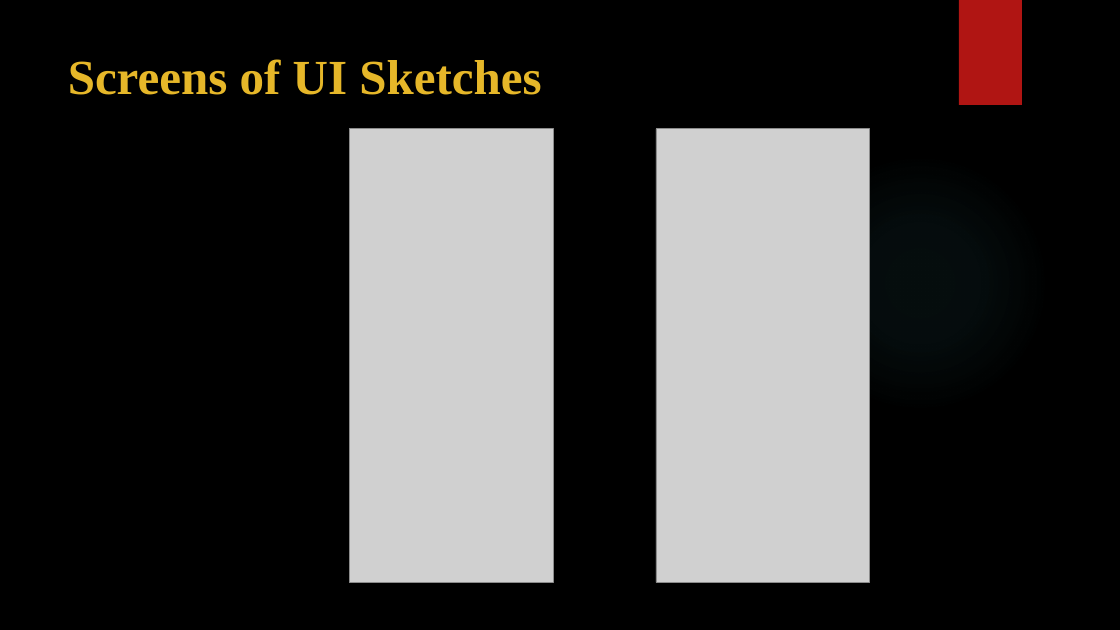
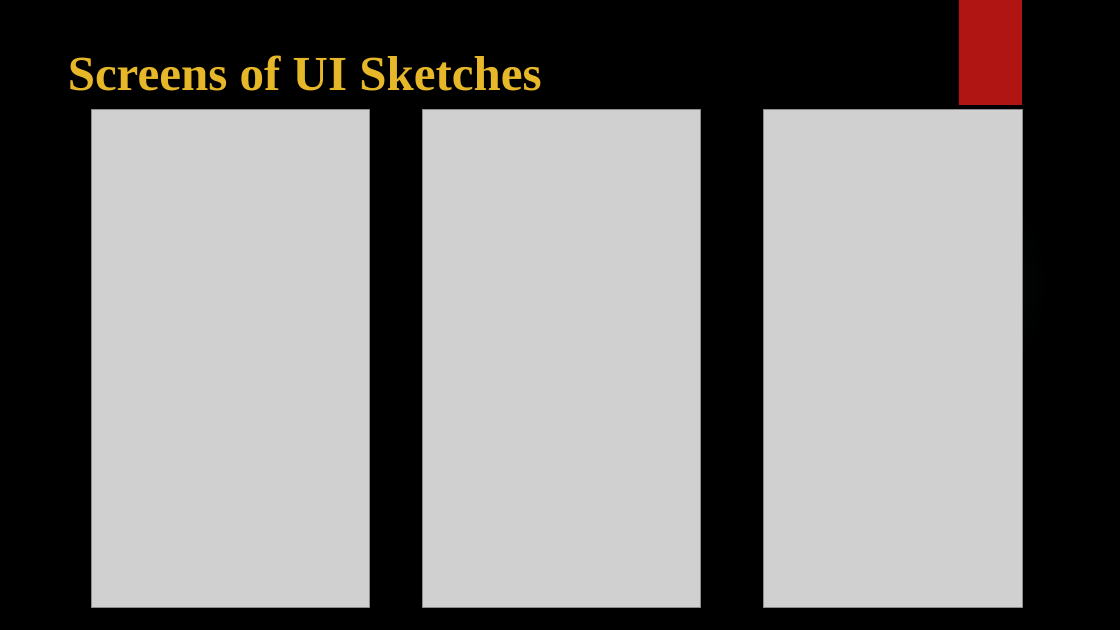
Before and after one commit to sowmyathogiti/Healthify, a slide deck: slide 9 of Healthify-NWMSU.pptx (slide 5 before the commit). Drawn at 1120x630 pixels with LibreOffice and Linux fonts; fonts in the diff are those of the drawing; grey boxes stand for pictures; background and template pictures are left out. Boxes give left, top, right and bottom in pixels: in the first picture for what was removed or moved away, otherwise in the second. Text is boxed around its words. In the diff, an @@ line names an element or a change of style, - is before the commit and + after.

```diff
--- a/Healthify-NWMSU.pptx
+++ b/Healthify-NWMSU.pptx
@@ title "Screens of UI Sketches": place and size @@
-title "Screens of UI Sketches" at [68, 59, 541, 95]
+title "Screens of UI Sketches" at [68, 55, 541, 91]
@@ picture added at [92, 109, 370, 607] @@
@@ picture added at [423, 109, 701, 607] @@
@@ picture: place and size @@
-picture at [350, 129, 554, 582]
+picture at [764, 109, 1023, 607]
@@ picture removed at [656, 129, 870, 582] @@
```
Also in this commit, not shown: 3 other slides changed, 1 slide added, 1 slide removed.
